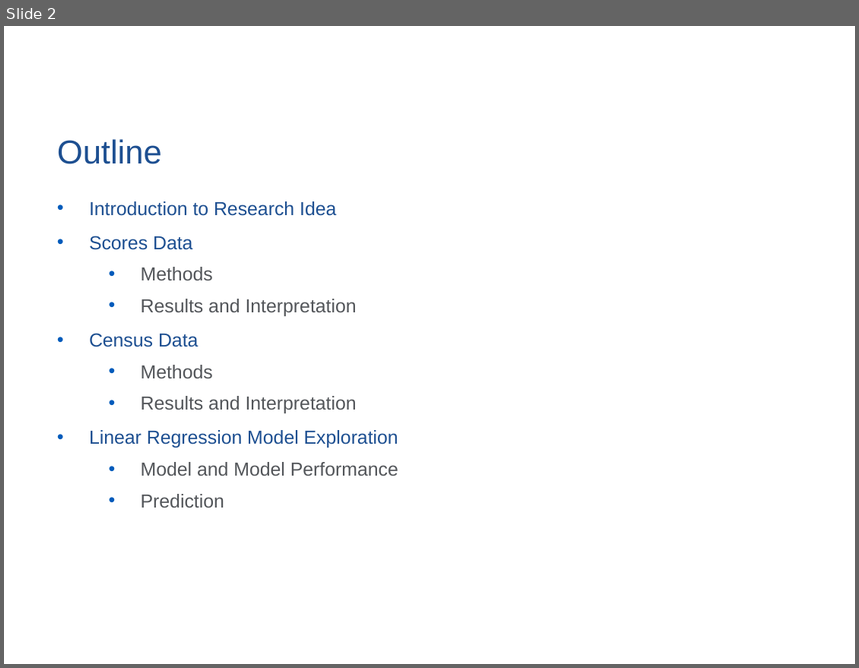
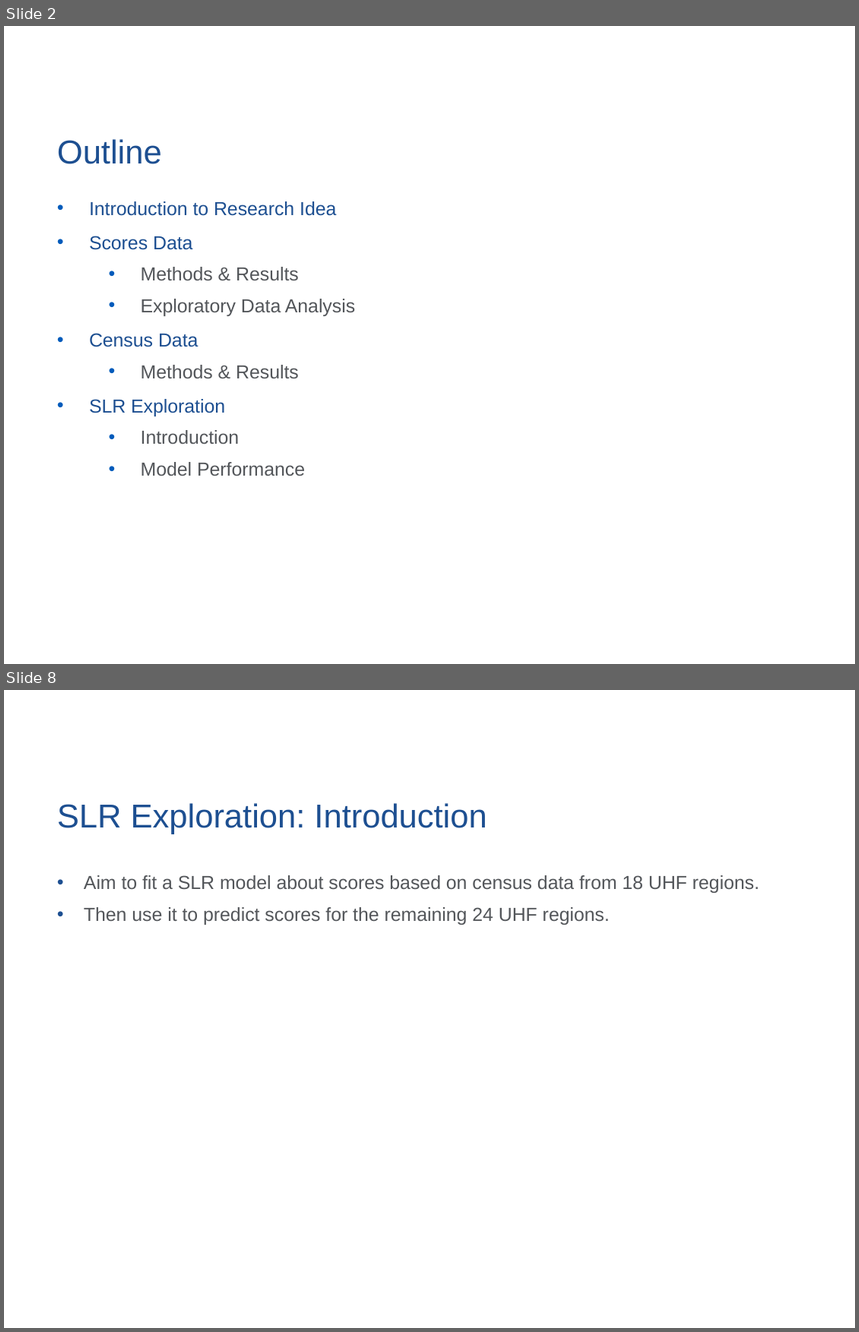
Before and after one commit to huanyuchen0823/mapping, a slide deck: update_pre.pptx. Shown one above the other, each under a label of ours: slide 2 before the commit, slides 2 and 8 after it; the slides between them are not shown. The pictures are 859x668 and 859x1332 pixels, drawn with LibreOffice and Linux fonts; fonts in the diff are those of the drawing; background and template pictures are left out. Boxes give left, top, right and bottom in pixels: in the first picture for what was removed or moved away, otherwise in the second. Text is boxed around its words. In the diff, an @@ line names an element or a change of style, - is before the commit and + after.

```diff
--- a/update_pre.pptx
+++ b/update_pre.pptx
@@ slide 8 added at <box>4,690,855,1328</box>, background picture (left out) @@
@@ title added at <box>57,803,487,834</box>, 28 pt, text #1D4F91 @@
+SLR Exploration: Introduction
@@ text added at <box>84,875,759,925</box>, 16 pt, text #53565A @@
+• Aim to fit a SLR model about scores based on census data from 18 UHF regions.
+• Then use it to predict scores for the remaining 24 UHF regions.
@@ page number added at <box>593,1289,791,1323</box>, 10 pt, text #FFFFFF @@
+8
@@ slide 2 changed as well @@
@@ text at <box>141,267,355,316</box>: text changed @@
-  • Methods
-  • Results and Interpretation
+  • Methods & Results
+  • Exploratory Data Analysis
@@ text at <box>89,365,305,476</box>: text changed @@
-  • Methods
-  • Results and Interpretation
-• Linear Regression Model Exploration
-  • Model and Model Performance
-  • Prediction
+  • Methods & Results
+• SLR Exploration
+  • Introduction
+  • Model Performance
```
Also in this commit, not shown: 6 other slides changed, 1 other slide added, 2 slides removed, 6 other files.
